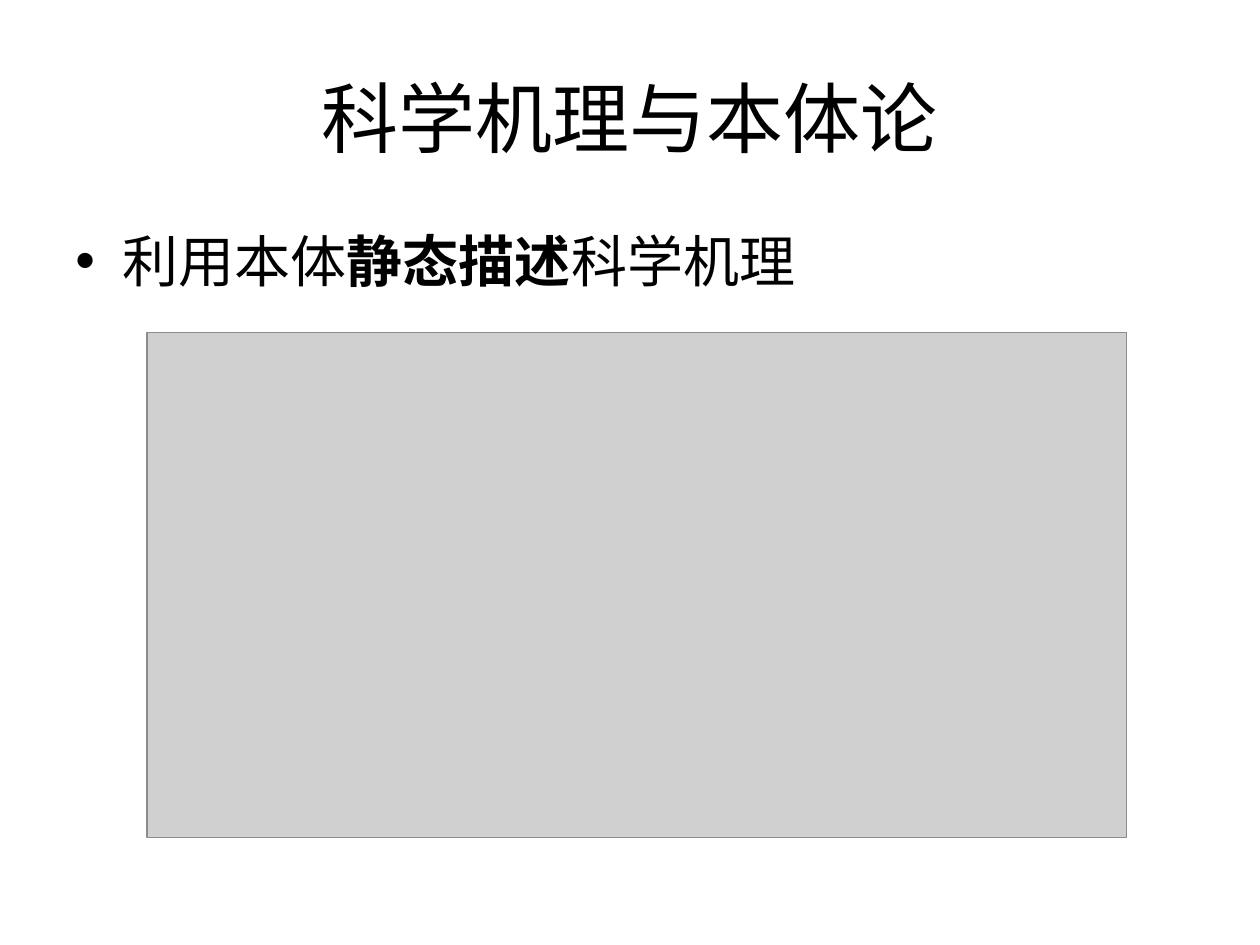
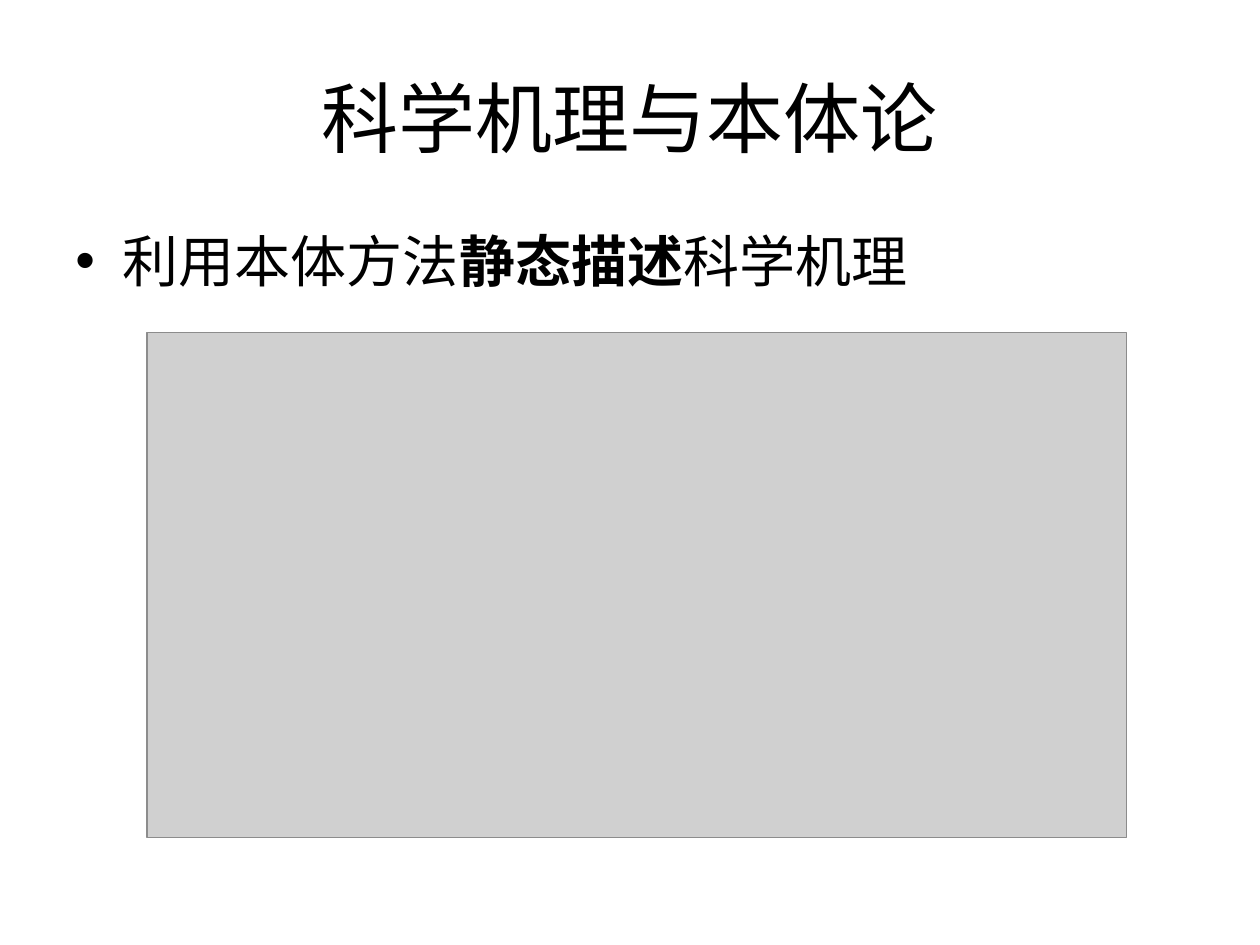
Before and after one commit to Nookleptia/qianmen3d, a slide deck: slide 17 of 毕设文件/毕设提纲.ppt. Drawn at 1260x945 pixels with LibreOffice and Linux fonts; fonts in the diff are those of the drawing; grey boxes stand for pictures. Boxes give left, top, right and bottom in pixels: in the first picture for what was removed or moved away, otherwise in the second. Text is boxed around its words. In the diff, an @@ line names an element or a change of style, - is before the commit and + after.

```diff
--- a/毕设文件/毕设提纲.ppt
+++ b/毕设文件/毕设提纲.ppt
@@ text at box(123, 234, 908, 287): text changed @@
-• 利用本体静态描述科学机理
+• 利用本体方法静态描述科学机理
```
Also in this commit, not shown: 1 other slide changed, 8 other files.
